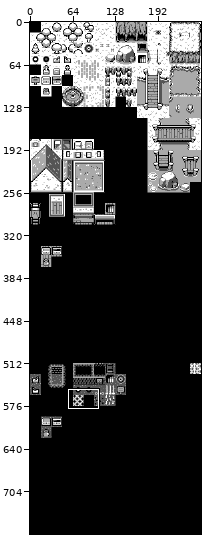
File history of a sprite sheet, assets/tiles.png. The picture above shows the old version from afar; the outline marks the close-up.
Close-up. As it was:
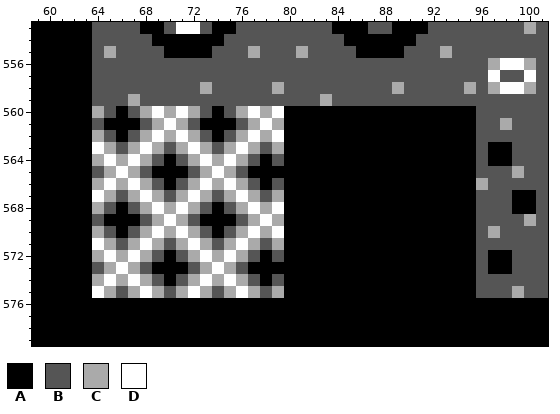
The file is 256x768 pixels. Shown: x 59..101, y 553..579.
Palette (. is transparent): A #000000  B #555555  C #aaaaaa  D #ffffff
Pixels before, first column x 59:
553 AAAAABBBBAABDDBAABBBBBBBBAAABBAAABBBBBBBBCB
554 AAAAABBBBBAAAAAABBBBBBBBBBAAAAAABBBBBBBBBBB
555 AAAAABCBBBBAAAABBBCBBBCBBBBAAAABBBCBBBBBBBB
556 AAAAABBBBBBBBBBBBBBBBBBBBBBBBBBBBBBBBBCDDCB
557 AAAAABBBBBBBBBBBBBBBBBBBBBBBBBBBBBBBBBDBBDB
558 AAAAABBBBBBBBBCBBBBBCBBBBBBBBBCBBBBBCBCDDCB
559 AAAAABBBCBBBBBBBBBBBBBBBCBBBBBBBBBBBBBBBBBB
560 AAAAACBABCDCDCBABCDCDAAAAAAAAAAAAAAAABBBBBB
561 AAAAABAAABCDCBAAABCDCAAAAAAAAAAAAAAAABBCBBB
562 AAAAACBABCDCDCBABCDCDAAAAAAAAAAAAAAAABBBBBB
563 AAAAADCBCDCBCDCBCDCBCAAAAAAAAAAAAAAAABAABBB
564 AAAAACDCDCBABCDCDCBABAAAAAAAAAAAAAAAABAABBB
565 AAAAABCDCBAAABCDCBAAAAAAAAAAAAAAAAAAABBBCBB
566 AAAAACDCDCBABCDCDCBABAAAAAAAAAAAAAAAACBBBBB
567 AAAAADCBCDCBCDCBCDCBCAAAAAAAAAAAAAAAABBBAAB
568 AAAAACBABCDCDCBABCDCDAAAAAAAAAAAAAAAABBBAAB
569 AAAAABAAABCDCBAAABCDCAAAAAAAAAAAAAAAABBBBCB
570 AAAAACBABCDCDCBABCDCDAAAAAAAAAAAAAAAABCBBBB
571 AAAAADCBCDCBCDCBCDCBCAAAAAAAAAAAAAAAABBBBBB
572 AAAAACDCDCBABCDCDCBABAAAAAAAAAAAAAAAABAABBB
573 AAAAABCDCBAAABCDCBAAAAAAAAAAAAAAAAAAABAABBB
574 AAAAACDCDCBABCDCDCBABAAAAAAAAAAAAAAAABBBBBB
575 AAAAADCBCDCBCDCBCDCBCAAAAAAAAAAAAAAAABBBCBB
576 AAAAAAAAAAAAAAAAAAAAAAAAAAAAAAAAAAAAAAAAAAA
577 AAAAAAAAAAAAAAAAAAAAAAAAAAAAAAAAAAAAAAAAAAA
578 AAAAAAAAAAAAAAAAAAAAAAAAAAAAAAAAAAAAAAAAAAA
579 AAAAAAAAAAAAAAAAAAAAAAAAAAAAAAAAAAAAAAAAAAA
The same view after the edit:
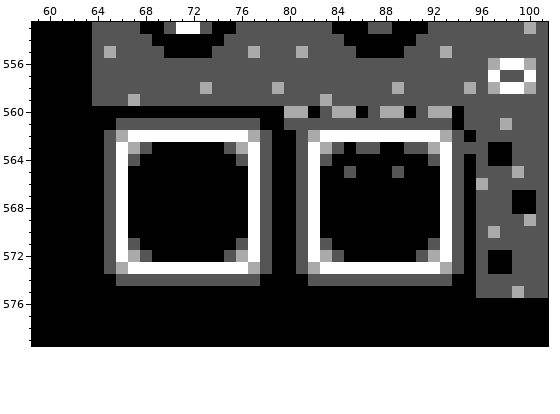
The exact change:
y 560: x 64..65 CB -> AA; x 67..73 BCDCDCB -> AAAAAAA; x 75..81 BCDCDAA -> AAAAACC; x 83..85 AAA -> BCC; x 87..89 AAA -> BCC; x 91..93 AAA -> BCC; x 95 A -> B
y 561: x 64 B -> A; x 66..67 AA -> BB; x 69..71 CDC -> BBB; x 73..75 AAA -> BBB; x 77..93 CDCAAAAAAAAAAAAAA -> BAABBBBBBBBBBBBBB; x 95 A -> B
y 562: x 64 C -> A; x 66..68 ABC -> CDD; x 70 C -> D; x 72..79 CBABCDCD -> DDDDDCBA; x 81..94 AAAAAAAAAAAAAA -> BCDDDDDDDDDDCB
y 563: x 64..66 DCB -> ABD; x 68..77 DCBCDCBCDC -> BAAAAAABCD; x 79 C -> A; x 81..84 AAAA -> BDCB; x 86..87 AA -> BB; x 90..95 AAAAAA -> BBCDBB
y 564: x 64..69 CDCDCB -> ABDBAA; x 71..79 BCDCDCBAB -> AAAAABDBA; x 81..83 AAA -> BDB; x 92..94 AAA -> BDB
y 565: x 64..65 BC -> AB; x 67..68 CB -> AA; x 72..78 BCDCBAA -> AAAAADB; x 81..82 AA -> BD; x 85 A -> B; x 89 A -> B; x 93..94 AA -> DB
y 566: x 64..69 CDCDCB -> ABDAAA; x 71..79 BCDCDCBAB -> AAAAAADBA; x 81..82 AA -> BD; x 93..94 AA -> DB
y 567: x 64..77 DCBCDCBCDCBCDC -> ABDAAAAAAAAAAD; x 79 C -> A; x 81..82 AA -> BD; x 93..94 AA -> DB
y 568: x 64 C -> A; x 66..73 ABCDCDCB -> DAAAAAAA; x 75..76 BC -> AA; x 78..79 CD -> BA; x 81..82 AA -> BD; x 93..94 AA -> DB
y 569: x 64..66 BAA -> ABD; x 68..72 BCDCB -> AAAAA; x 76..79 BCDC -> ADBA; x 81..82 AA -> BD; x 93..94 AA -> DB
y 570: x 64 C -> A; x 66..73 ABCDCDCB -> DAAAAAAA; x 75..76 BC -> AA; x 78..79 CD -> BA; x 81..82 AA -> BD; x 93..94 AA -> DB
y 571: x 64..77 DCBCDCBCDCBCDC -> ABDBAAAAAAAABD; x 79 C -> A; x 81..83 AAA -> BDB; x 92..94 AAA -> BDB
y 572: x 64..69 CDCDCB -> ABDCBA; x 71..75 BCDCD -> AAAAB; x 77..79 BAB -> DBA; x 81..84 AAAA -> BDCB; x 91..94 AAAA -> BCDB
y 573: x 64..73 BCDCBAAABC -> ABCDDDDDDD; x 75..78 CBAA -> DDCB; x 81..94 AAAAAAAAAAAAAA -> BCDDDDDDDDDDCB
y 574: x 64..68 CDCDC -> AABBB; x 70 A -> B; x 72..76 CDCDC -> BBBBB; x 79 B -> A; x 82..93 AAAAAAAAAAAA -> BBBBBBBBBBBB
y 575: x 64..79 DCBCDCBCDCBCDCBC -> AAAAAAAAAAAAAAAA
